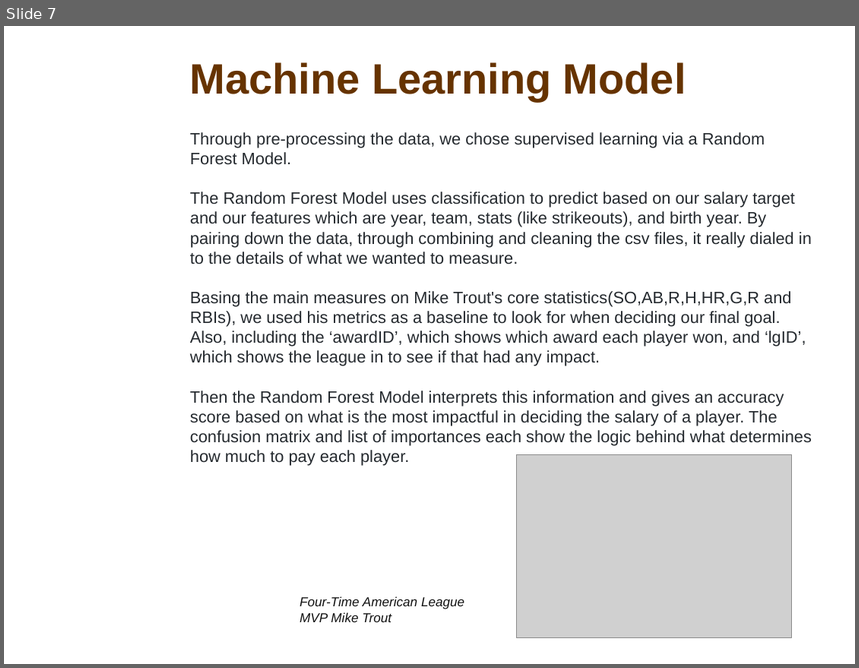
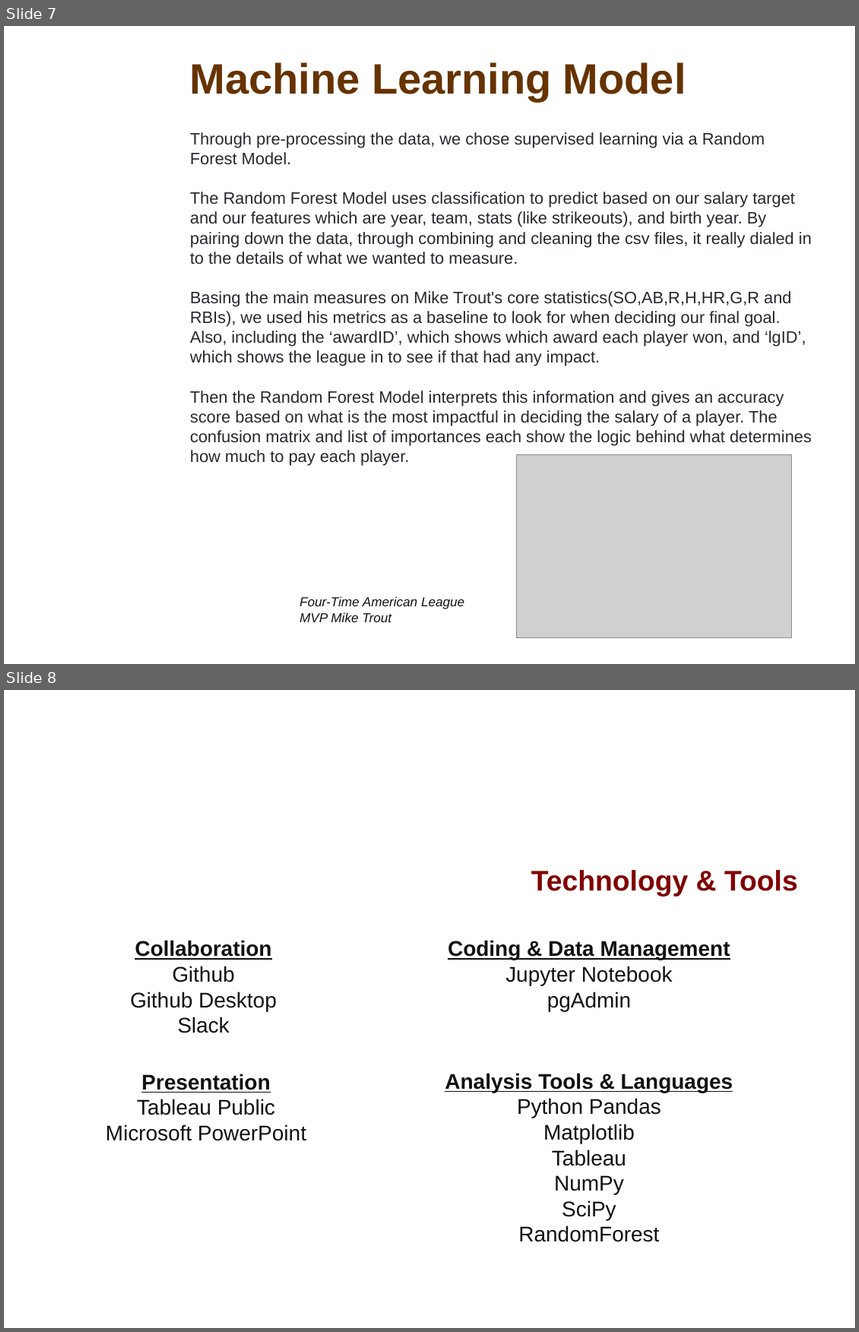
Before and after one commit to davidfashbinder/final_project, a slide deck: Final Presentation.pptx. Shown one above the other, each under a label of ours: slide 7 before the commit, slides 7 and 8 after it. The pictures are 859x668 and 859x1332 pixels, drawn with LibreOffice and Linux fonts; fonts in the diff are those of the drawing; grey boxes stand for pictures; background and template pictures are left out. Boxes give left, top, right and bottom in pixels: in the first picture for what was removed or moved away, otherwise in the second. Text is boxed around its words. In the diff, an @@ line names an element or a change of style, - is before the commit and + after.

```diff
--- a/Final Presentation.pptx
+++ b/Final Presentation.pptx
@@ slide 8 added at (x1=4, y1=690, x2=855, y2=1328), background picture (left out) @@
@@ title added at (x1=531, y1=870, x2=798, y2=897), 24 pt, text #800000, bold @@
+Technology & Tools
@@ text added at (x1=130, y1=940, x2=277, y2=1034), 18 pt, text #111111 @@
+Collaboration
+Github
+Github Desktop
+Slack
@@ text added at (x1=448, y1=940, x2=731, y2=1011), 18 pt, text #111111 @@
+Coding & Data Management
+Jupyter Notebook
+pgAdmin
@@ text added at (x1=106, y1=1074, x2=306, y2=1141), 18 pt, text #111111 @@
+Presentation
+Tableau Public
+Microsoft PowerPoint
@@ text added at (x1=445, y1=1073, x2=734, y2=1243), 18 pt, text #111111 @@
+Analysis Tools & Languages
+Python Pandas
+Matplotlib
+Tableau
+NumPy
+SciPy
+RandomForest
```
Also in this commit, not shown: 3 slides changed, 1 other slide added, 1 slide removed.
